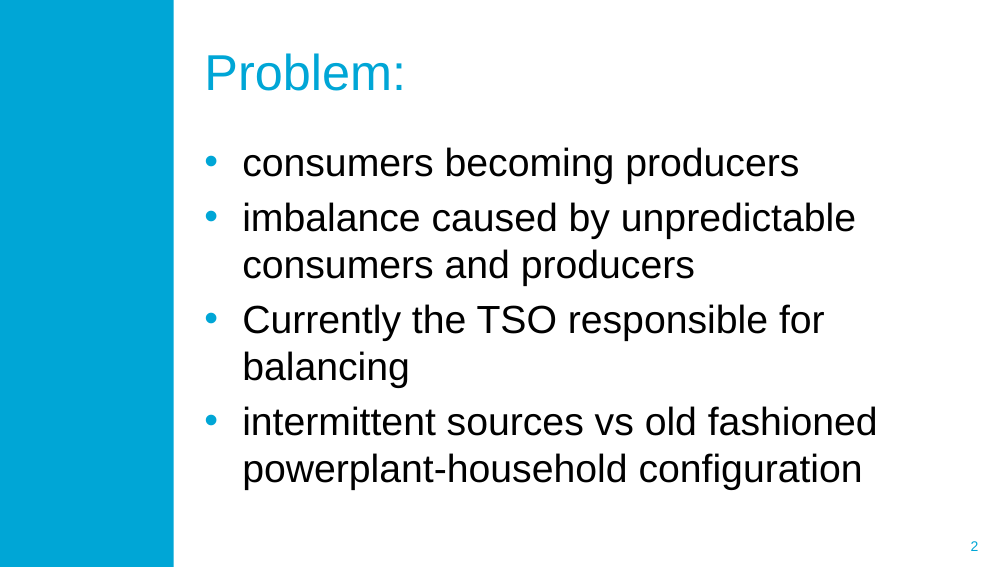
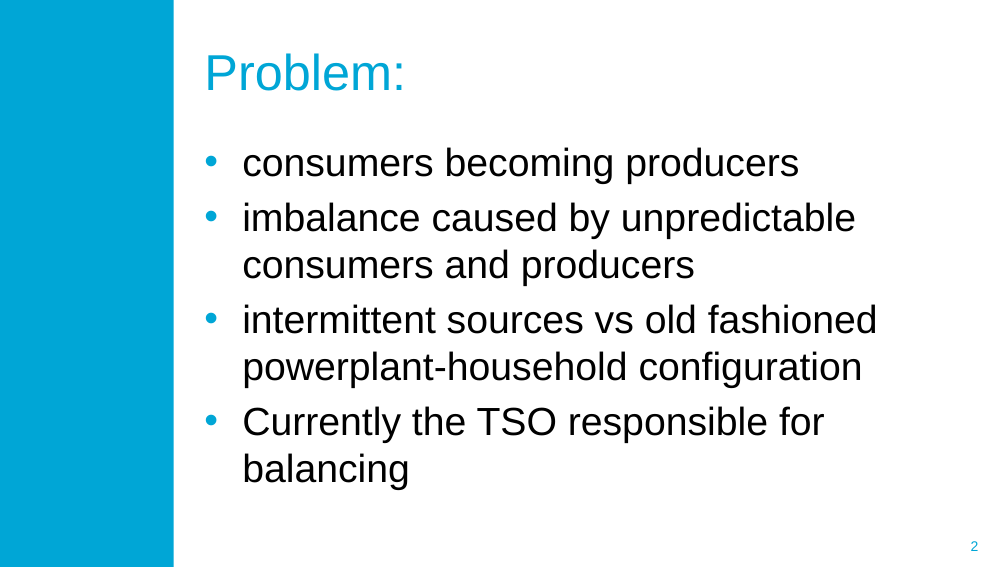
Before and after one commit to blockchain-lab/eXchains, a slide deck: slide 2 of Documentation/eXchains.pptx. Drawn at 1008x567 pixels with LibreOffice and Linux fonts; fonts in the diff are those of the drawing; background and template pictures are left out. Boxes give left, top, right and bottom in pixels: in the first picture for what was removed or moved away, otherwise in the second. Text is boxed around its words. In the diff, an @@ line names an element or a change of style, - is before the commit and + after.

```diff
--- a/Documentation/eXchains.pptx
+++ b/Documentation/eXchains.pptx
@@ text at [242, 304, 878, 388]: paragraph added @@
+• intermittent sources vs old fashioned powerplant-household configuration
@@ text at [242, 406, 878, 490]: paragraph removed @@
-• intermittent sources vs old fashioned powerplant-household configuration
```
Also in this commit, not shown: 1 other slide changed, 1 slide added.
